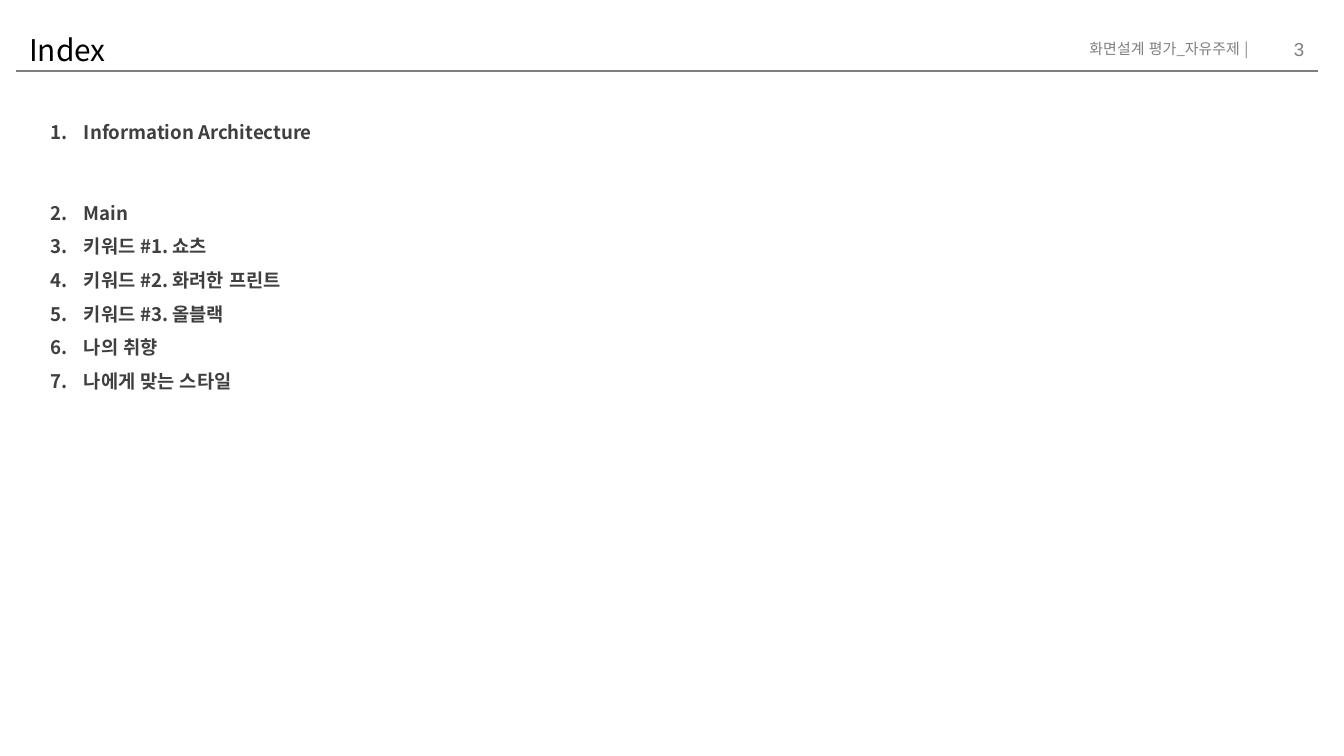
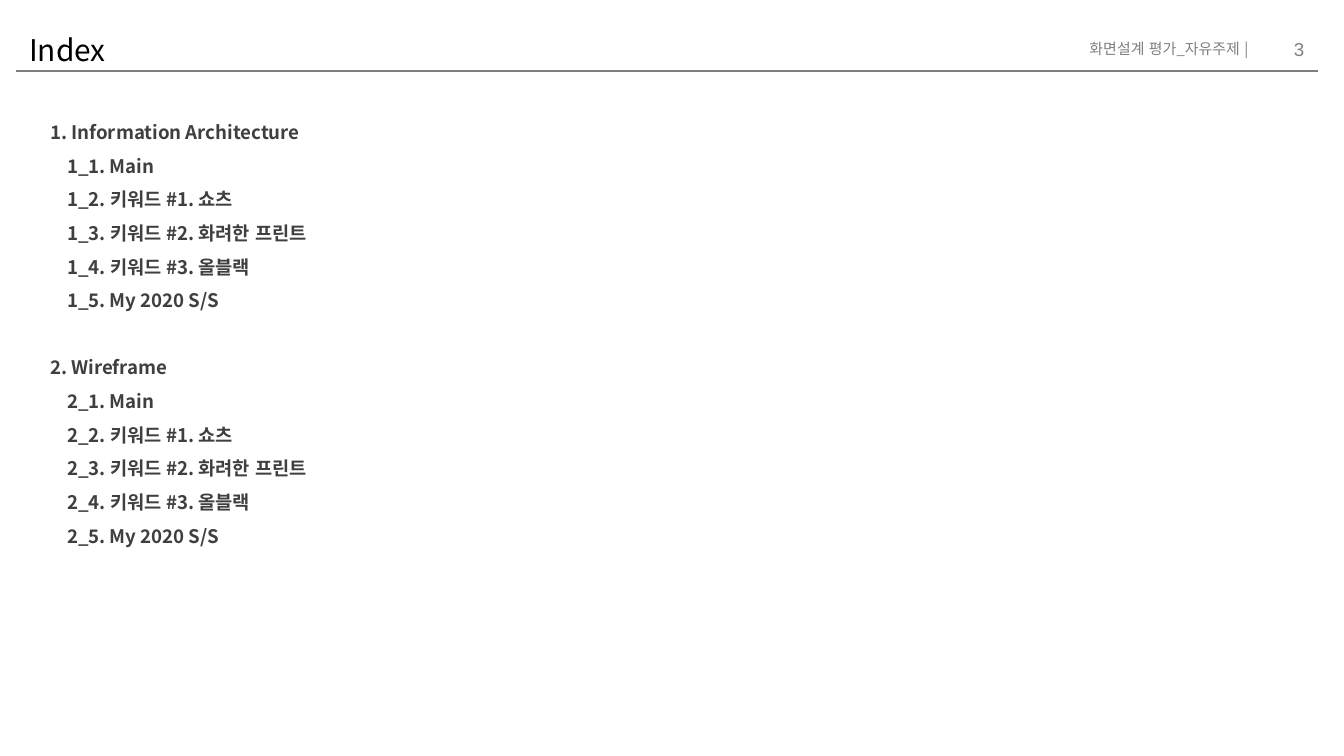
Before and after one commit to chaemilee9012/TIL2020, a slide deck: slide 3 of assignment/storyboard/이채미.pptx. Drawn at 1344x756 pixels with LibreOffice and Linux fonts; fonts in the diff are those of the drawing. Boxes give left, top, right and bottom in pixels: in the first picture for what was removed or moved away, otherwise in the second. Text is boxed around its words. In the diff, an @@ line names an element or a change of style, - is before the commit and + after.

Commit message:
0214

```diff
--- a/assignment/storyboard/이채미.pptx
+++ b/assignment/storyboard/이채미.pptx
@@ text at box(50, 124, 306, 547): text changed @@
-1. Information Architecture
-2. Main
-3. 키워드 #1. 쇼츠
-4. 키워드 #2. 화려한 프린트
-5. 키워드 #3. 올블랙
-6. 나의 취향
-7. 나에게 맞는 스타일
+1. Information Architecture
+                1_1. Main
+                1_2. 키워드 #1. 쇼츠
+                1_3. 키워드 #2. 화려한 프린트
+                1_4. 키워드 #3. 올블랙
+                1_5. My 2020 S/S
+2. Wireframe
+2_1. Main
+2_2. 키워드 #1. 쇼츠
+2_3. 키워드 #2. 화려한 프린트
+2_4. 키워드 #3. 올블랙
+2_5. My 2020 S/S
```
Also in this commit, not shown: 2 other slides changed.
